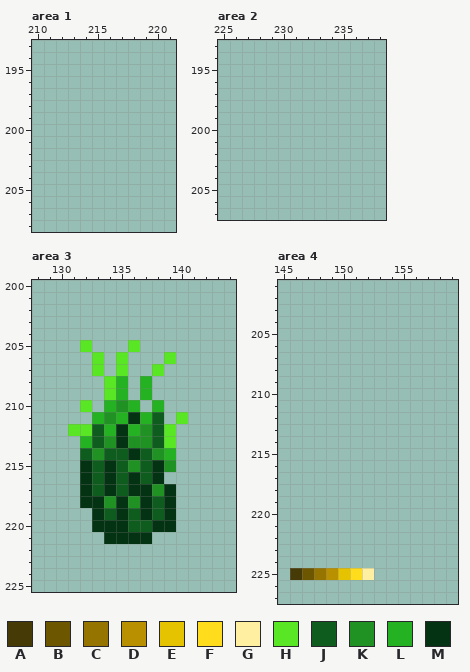
Pixel-art file: src/concept/sprite/plants.aseprite. The picture above is the old version.
512x512 pixels, 1 frame. Colours within 5 levels of each other are drawn and written as one. Shown: area 1: x 210..221, y 193..208; area 2: x 225..238, y 193..207; area 3: x 128..144, y 200..225; area 4: x 145..159, y 201..227. The commit also changed other parts of the picture, which this record leaves out.
Palette (. is transparent): A #463b07  B #6d5600  C #957500  D #b89000  E #e6c300  F #ffdd1c  G #fff0a1  H #59e624  J #0f5c1f  K #209123  L #24b222  M #043313
Pixels before, area 3, first column x 131:
205 .H...H....
206 ..H.H...H.
207 ..H.H..H..
208 ...HL.L...
209 ...HL.L...
210 .H.LKL.L..
211 ..LKLMLJ.H
212 HHJLMLKJH.
213 .LJKMKKJH.
214 .JKJJMJKL.
215 .MJMJKJMK.
216 .MJMJMJM..
217 .MJMJMMKM.
218 .MMKMKMJM.
219 ..MJMJMJM.
220 ..MMMJJMM.
221 ...MMMM...
Pixels before, area 4, first column x 146:
225 ABCDEFG
After the commit:
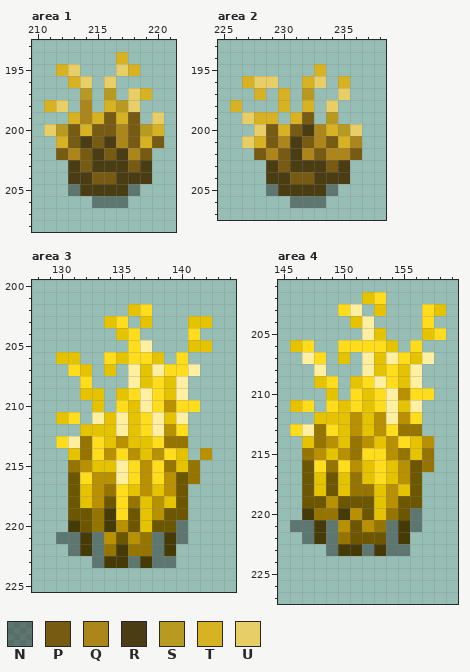
Colours new in this view: N #00000060  P #785b13  Q #ac851b  R #4a3d13  S #b99a20  T #d7b222  U #e8ce66
Change:
Area 1, layer "Layer 1":
y 194: x 217 . -> T
y 195: x 212..213 .. -> TU; x 217..218 .. -> UT
y 196: x 213..214 .. -> TU; x 216 . -> U
y 197: x 214 . -> S; x 216 . -> S; x 218..219 .. -> UT
y 198: x 211..212 .. -> TU; x 214 . -> Q; x 216..218 ... -> TSU
y 199: x 213..218 ...... -> TQTPTP; x 220 . -> U
y 200: x 211..220 .......... -> USPTPPQPST
y 201: x 212..220 ......... -> TPRPRQPTP
y 202: x 212..219 ........ -> PQPRPRQP
y 203: x 213..219 ....... -> RPRRRPR
y 204: x 213..219 ....... -> RRPPRRR
y 205: x 213..218 ...... -> NRRRRN
y 206: x 215..217 ... -> NNN
Area 2, layer "Layer 1":
y 195: x 233 . -> T
y 196: x 227..229 ... -> TUU; x 232..233 .. -> TU; x 235 . -> T
y 197: x 228 . -> T; x 230 . -> T; x 232 . -> S; x 235 . -> U
y 198: x 226 . -> T; x 230 . -> T; x 232 . -> T; x 234 . -> U
y 199: x 227..229 ... -> UTT; x 231..232 .. -> TP; x 234 . -> S
y 200: x 228..236 ......... -> UPTPRQTSU
y 201: x 227..236 .......... -> UTPQRPQPTQ
y 202: x 228..236 ......... -> PQPRQPQQP
y 203: x 229..235 ....... -> RPRRRPR
y 204: x 229..235 ....... -> RRPPRRR
y 205: x 229..234 ...... -> NRRRRN
y 206: x 231..233 ... -> NNN
Area 3, layer "Layer 1":
y 202: x 136..137 .. -> EF
y 203: x 134..135 .. -> EF; x 137 . -> E; x 141..142 .. -> EE
y 204: x 135..136 .. -> EF; x 141 . -> F
y 205: x 132 H -> .; x 136..137 H. -> FG; x 141..142 .. -> EE
y 206: x 130..131 .. -> EE; x 133..140 H.H...H. -> .FEFFE.F
y 207: x 131..141 ..H.H..H... -> FE.E.GEGFFG
y 208: x 132 . -> F; x 134..140 HL.L... -> ..GEFEG
y 209: x 132..140 ..HL.L... -> EE.EFGFEG
y 210: x 132..141 H.LKL.L... -> .E.FEGFDFF
y 211: x 130..131 .. -> EF; x 133..140 LKLMLJ.H -> GEGEFGEG
y 212: x 131..140 HHJLMLKJH. -> .EEEGEFGDF
y 213: x 130..140 ..LJKMKKJH. -> FGCFEDEEFCC
y 214: x 131..140 .JKJJMJKL. -> ECFDFDEDFE; x 142 . -> D
y 215: x 131..141 .MJMJKJMK.. -> CDEEGFDFCEC
y 216: x 131..141 .MJMJMJM... -> BFDDGFDFDBC
y 217: x 131..140 .MJMJMMKM. -> BEDCFEDEDB
y 218: x 131..140 .MMKMKMJM. -> BEDBFCEDEB
y 219: x 131..140 ..MJMJMJM. -> BBCAFBEDBB
y 220: x 131..140 ..MMMJJMM. -> ABCADBEBBN
y 221: x 130..140 ....MMMM... -> NNANDBDCNAN
y 222: x 131..139 ......... -> NANCACCNA
y 223: x 133..139 ....... -> NAANANN
Area 4, layer "Layer 1":
y 202: x 152..153 .. -> EF
y 203: x 150..151 .. -> FG; x 153 . -> E; x 157..158 .. -> FE
y 204: x 151..152 .. -> EG; x 157 . -> F
y 205: x 152..153 .. -> GE; x 157..158 .. -> EF
y 206: x 146..147 .. -> EF; x 150..154 ..... -> FFFFE; x 156 . -> F
y 207: x 147..148 .. -> GF; x 150 . -> E; x 152..157 ...... -> GEGFEG
y 208: x 148 . -> G; x 152..156 ..... -> GEFEG
y 209: x 148..149 .. -> EF; x 151..156 ...... -> EFGFEG
y 210: x 149 . -> E; x 151..157 ....... -> FEFGDFF
y 211: x 146..147 .. -> EF; x 149..156 ........ -> FEFEFGEG
y 212: x 148..156 ......... -> EEEDEDGDF
y 213: x 146..156 ........... -> FGCFEDEDFCC
y 214: x 147..157 ........... -> ECDECDEDFED
y 215: x 147..157 ........... -> CDEDCFFDCEC
y 216: x 147..157 ........... -> BFCFDEFEDBC
y 217: x 147..156 .......... -> BEBECEFEDB
y 218: x 147..156 .......... -> BEBECCEDEB
y 219: x 147..156 .......... -> BBDBBBEDBB
y 220: x 147..156 .......... -> ACCADBECBN
y 221: x 146..156 ........... -> NNANDBDCNAN
y 222: x 147..155 ......... -> NANCBBBNA
y 223: x 149..155 ....... -> NAANANN
y 225: x 146..152 ABCDEFG -> .......
Boxes around the changes in both pictures, in picture pixels (x1, y1, x2, y2):
added: (44, 52, 164, 208)
added: (230, 64, 362, 208)
changed: (56, 304, 212, 568)
changed: (290, 292, 446, 580)
